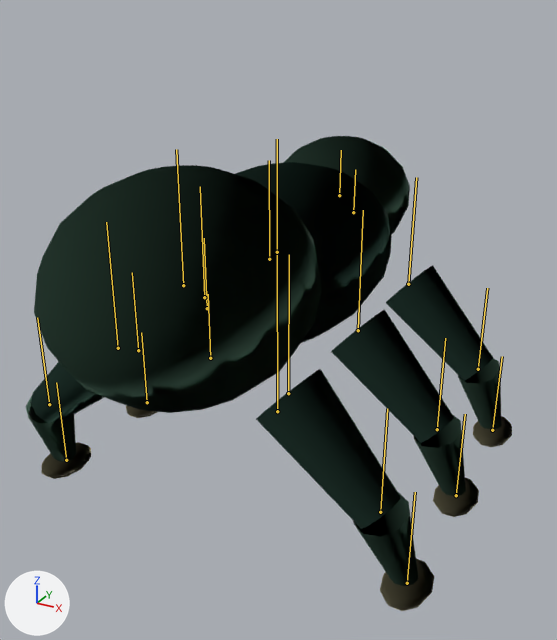
One commit to the glTF model assets/shared/creature-beetle.glb: the scene before it, then after it.
One viewpoint serves both versions: a 50 mm lens placed at (1.18, -2.14, 1.43), pointed at (-0.02, 0.05, 0.34). The lights are fixed; the arrows at lower left show +X, +Y and +Z. The first picture is the older version. The bones that bend it are drawn over the model as lines.

Objects in the first picture: 'SkinnedCreature'.
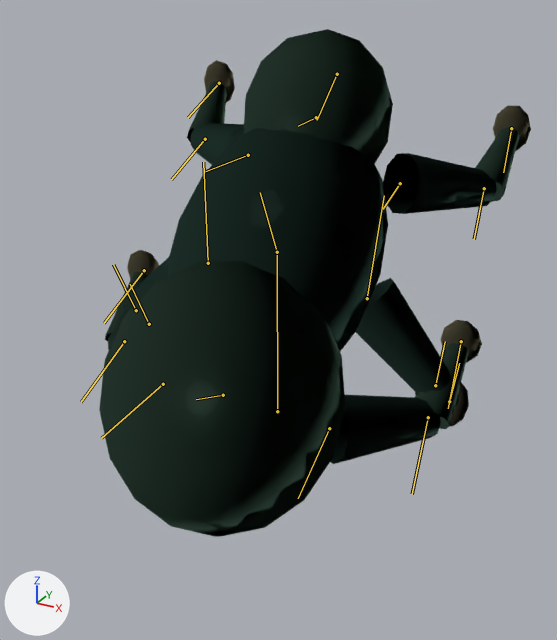
The newer file adds an action. The first version stands in its rest pose; the second is drawn at frame 13 of the action 'BEETLE_HORN_DASH'.

The change, as a diff of the scene's bpy script:
```diff
--- a/assets/shared/creature-beetle.glb.py
+++ b/assets/shared/creature-beetle.glb.py
@@ bone_torso @@
 bone_torso = bpy.data.objects['CreatureRig'].pose.bones['Torso']  # child of 'Root'
-bone_torso.rotation_quaternion = (1.0, 0.0, 0.0, 0.0)  # degrees (0, 0, 0)
+bone_torso.rotation_quaternion = (0.924, 0.366, 0.069, -0.089)  # degrees (43, 11, -7)
@@ bone_head @@
 bone_head = bpy.data.objects['CreatureRig'].pose.bones['Head']  # child of 'Torso'
-bone_head.rotation_quaternion = (1.0, 0.0, 0.0, 0.0)  # degrees (0, 0, 0)
+bone_head.rotation_quaternion = (0.91, 0.403, -0.093, 0.005)  # degrees (48, -10, -4)
@@ bone_horn @@
 bone_horn = bpy.data.objects['CreatureRig'].pose.bones['Horn']  # child of 'Head'
-bone_horn.rotation_quaternion = (1.0, 0.0, 0.0, 0.0)  # degrees (0, 0, 0)
+bone_horn.rotation_quaternion = (0.857, 0.515, 0.0, 0.0)  # degrees (62, 0, 0)
@@ bone_tail @@
 bone_tail = bpy.data.objects['CreatureRig'].pose.bones['Tail']  # child of 'Torso'
-bone_tail.rotation_quaternion = (1.0, 0.0, 0.0, 0.0)  # degrees (0, 0, 0)
+bone_tail.rotation_quaternion = (0.984, 0.156, 0.081, -0.042)  # degrees (18, 10, -3)
@@ bone_leg0l @@
 bone_leg0l = bpy.data.objects['CreatureRig'].pose.bones['Leg0L']  # child of 'Torso'
-bone_leg0l.rotation_quaternion = (1.0, 0.0, 0.0, 0.0)  # degrees (0, 0, 0)
+bone_leg0l.rotation_quaternion = (0.93, 0.367, -0.016, 0.008)  # degrees (43, -2, 0)
@@ bone_leg0lknee @@
 bone_leg0lknee = bpy.data.objects['CreatureRig'].pose.bones['Leg0LKnee']  # child of 'Leg0L'
-bone_leg0lknee.rotation_quaternion = (1.0, 0.0, 0.0, 0.0)  # degrees (0, 0, 0)
+bone_leg0lknee.rotation_quaternion = (0.979, 0.202, 0.0, 0.0)  # degrees (23, 0, 0)
@@ bone_leg0lfoot @@
 bone_leg0lfoot = bpy.data.objects['CreatureRig'].pose.bones['Leg0LFoot']  # child of 'Leg0LKnee'
-bone_leg0lfoot.rotation_quaternion = (1.0, 0.0, 0.0, 0.0)  # degrees (0, 0, 0)
+bone_leg0lfoot.rotation_quaternion = (0.998, -0.002, -0.066, 0.0)  # degrees (0, -8, 0)
@@ bone_leg0r @@
 bone_leg0r = bpy.data.objects['CreatureRig'].pose.bones['Leg0R']  # child of 'Torso'
-bone_leg0r.rotation_quaternion = (1.0, 0.0, 0.0, 0.0)  # degrees (0, 0, 0)
+bone_leg0r.rotation_quaternion = (0.925, 0.378, 0.017, -0.006)  # degrees (44, 2, 0)
@@ bone_leg0rknee @@
 bone_leg0rknee = bpy.data.objects['CreatureRig'].pose.bones['Leg0RKnee']  # child of 'Leg0R'
-bone_leg0rknee.rotation_quaternion = (1.0, 0.0, 0.0, 0.0)  # degrees (0, 0, 0)
+bone_leg0rknee.rotation_quaternion = (0.98, 0.197, 0.0, 0.0)  # degrees (23, 0, 0)
@@ bone_leg0rfoot @@
 bone_leg0rfoot = bpy.data.objects['CreatureRig'].pose.bones['Leg0RFoot']  # child of 'Leg0RKnee'
-bone_leg0rfoot.rotation_quaternion = (1.0, 0.0, 0.0, 0.0)  # degrees (0, 0, 0)
+bone_leg0rfoot.rotation_quaternion = (0.998, 0.0, 0.066, 0.0)  # degrees (0, 8, 0)
@@ bone_leg1l @@
 bone_leg1l = bpy.data.objects['CreatureRig'].pose.bones['Leg1L']  # child of 'Torso'
-bone_leg1l.rotation_quaternion = (1.0, 0.0, 0.0, 0.0)  # degrees (0, 0, 0)
+bone_leg1l.rotation_quaternion = (0.964, -0.265, 0.017, 0.003)  # degrees (-31, 2, 0)
@@ bone_leg1lknee @@
 bone_leg1lknee = bpy.data.objects['CreatureRig'].pose.bones['Leg1LKnee']  # child of 'Leg1L'
-bone_leg1lknee.rotation_quaternion = (1.0, 0.0, 0.0, 0.0)  # degrees (0, 0, 0)
+bone_leg1lknee.rotation_quaternion = (0.98, 0.197, 0.0, 0.0)  # degrees (23, 0, 0)
@@ bone_leg1lfoot @@
 bone_leg1lfoot = bpy.data.objects['CreatureRig'].pose.bones['Leg1LFoot']  # child of 'Leg1LKnee'
-bone_leg1lfoot.rotation_quaternion = (1.0, 0.0, 0.0, 0.0)  # degrees (0, 0, 0)
+bone_leg1lfoot.rotation_quaternion = (0.999, 0.0, -0.05, 0.0)  # degrees (0, -6, 0)
@@ bone_leg1r @@
 bone_leg1r = bpy.data.objects['CreatureRig'].pose.bones['Leg1R']  # child of 'Torso'
-bone_leg1r.rotation_quaternion = (1.0, 0.0, 0.0, 0.0)  # degrees (0, 0, 0)
+bone_leg1r.rotation_quaternion = (0.961, -0.277, -0.016, -0.006)  # degrees (-32, -2, 0)
@@ bone_leg1rknee @@
 bone_leg1rknee = bpy.data.objects['CreatureRig'].pose.bones['Leg1RKnee']  # child of 'Leg1R'
-bone_leg1rknee.rotation_quaternion = (1.0, 0.0, 0.0, 0.0)  # degrees (0, 0, 0)
+bone_leg1rknee.rotation_quaternion = (0.979, 0.202, 0.0, 0.0)  # degrees (23, 0, 0)
@@ bone_leg1rfoot @@
 bone_leg1rfoot = bpy.data.objects['CreatureRig'].pose.bones['Leg1RFoot']  # child of 'Leg1RKnee'
-bone_leg1rfoot.rotation_quaternion = (1.0, 0.0, 0.0, 0.0)  # degrees (0, 0, 0)
+bone_leg1rfoot.rotation_quaternion = (0.999, -0.002, 0.05, 0.0)  # degrees (0, 6, 0)
@@ bone_leg2l @@
 bone_leg2l = bpy.data.objects['CreatureRig'].pose.bones['Leg2L']  # child of 'Torso'
-bone_leg2l.rotation_quaternion = (1.0, 0.0, 0.0, 0.0)  # degrees (0, 0, 0)
+bone_leg2l.rotation_quaternion = (0.93, 0.367, -0.016, 0.008)  # degrees (43, -2, 0)
@@ bone_leg2lknee @@
 bone_leg2lknee = bpy.data.objects['CreatureRig'].pose.bones['Leg2LKnee']  # child of 'Leg2L'
-bone_leg2lknee.rotation_quaternion = (1.0, 0.0, 0.0, 0.0)  # degrees (0, 0, 0)
+bone_leg2lknee.rotation_quaternion = (0.979, 0.202, 0.0, 0.0)  # degrees (23, 0, 0)
@@ bone_leg2lfoot @@
 bone_leg2lfoot = bpy.data.objects['CreatureRig'].pose.bones['Leg2LFoot']  # child of 'Leg2LKnee'
-bone_leg2lfoot.rotation_quaternion = (1.0, 0.0, 0.0, 0.0)  # degrees (0, 0, 0)
+bone_leg2lfoot.rotation_quaternion = (0.998, -0.002, -0.066, 0.0)  # degrees (0, -8, 0)
@@ bone_leg2r @@
 bone_leg2r = bpy.data.objects['CreatureRig'].pose.bones['Leg2R']  # child of 'Torso'
-bone_leg2r.rotation_quaternion = (1.0, 0.0, 0.0, 0.0)  # degrees (0, 0, 0)
+bone_leg2r.rotation_quaternion = (0.925, 0.378, 0.017, -0.006)  # degrees (44, 2, 0)
@@ bone_leg2rknee @@
 bone_leg2rknee = bpy.data.objects['CreatureRig'].pose.bones['Leg2RKnee']  # child of 'Leg2R'
-bone_leg2rknee.rotation_quaternion = (1.0, 0.0, 0.0, 0.0)  # degrees (0, 0, 0)
+bone_leg2rknee.rotation_quaternion = (0.98, 0.197, 0.0, 0.0)  # degrees (23, 0, 0)
@@ bone_leg2rfoot @@
 bone_leg2rfoot = bpy.data.objects['CreatureRig'].pose.bones['Leg2RFoot']  # child of 'Leg2RKnee'
-bone_leg2rfoot.rotation_quaternion = (1.0, 0.0, 0.0, 0.0)  # degrees (0, 0, 0)
+bone_leg2rfoot.rotation_quaternion = (0.998, 0.0, 0.066, 0.0)  # degrees (0, 8, 0)
```

What differs and where, as boxes [x1, y1, x2, y2] in the pictures (557 x 640 px):
'SkinnedCreature', posed (11% narrower, 7% taller): before [26, 136, 512, 611]; after [99, 29, 531, 537]
bone 'Torso', root to tip: before (277, 252) to (277, 139); after (277, 252) to (260, 192)
bone 'Head', root to tip: before (339, 195) to (341, 150); after (316, 117) to (298, 126)
bone 'Horn', root to tip: before (353, 212) to (355, 169); after (337, 74) to (317, 120)
bone 'Tail', root to tip: before (183, 285) to (176, 149); after (223, 395) to (196, 399)
bone 'Leg0L', root to tip: before (269, 259) to (269, 160); after (248, 155) to (205, 171)
bone 'Leg0LKnee', root to tip: before (207, 308) to (204, 238); after (205, 139) to (171, 179)
bone 'Leg0LFoot', root to tip: before (210, 358) to (208, 294); after (219, 83) to (188, 117)
bone 'Leg0R', root to tip: before (408, 284) to (416, 177); after (400, 183) to (383, 209)
bone 'Leg0RKnee', root to tip: before (478, 369) to (487, 288); after (484, 188) to (474, 239)
bone 'Leg0RFoot', root to tip: before (492, 430) to (502, 356); after (511, 128) to (503, 172)
bone 'Leg1L', root to tip: before (204, 297) to (200, 186); after (208, 263) to (203, 162)
bone 'Leg1LKnee', root to tip: before (138, 350) to (132, 272); after (136, 310) to (113, 264)
bone 'Leg1LFoot', root to tip: before (147, 402) to (141, 332); after (149, 324) to (130, 284)
bone 'Leg1R', root to tip: before (358, 330) to (363, 210); after (367, 298) to (384, 195)
bone 'Leg1RKnee', root to tip: before (437, 429) to (445, 338); after (435, 385) to (445, 341)
bone 'Leg1RFoot', root to tip: before (456, 495) to (465, 414); after (449, 401) to (459, 363)
bone 'Leg2L', root to tip: before (118, 348) to (106, 222); after (163, 384) to (101, 438)
bone 'Leg2LKnee', root to tip: before (49, 404) to (37, 317); after (124, 341) to (81, 402)
bone 'Leg2LFoot', root to tip: before (66, 460) to (56, 382); after (144, 270) to (104, 323)
bone 'Leg2R', root to tip: before (288, 393) to (289, 254); after (329, 428) to (298, 498)
bone 'Leg2RKnee', root to tip: before (380, 512) to (387, 408); after (428, 417) to (412, 494)
bone 'Leg2RFoot', root to tip: before (407, 583) to (415, 492); after (461, 341) to (448, 408)
